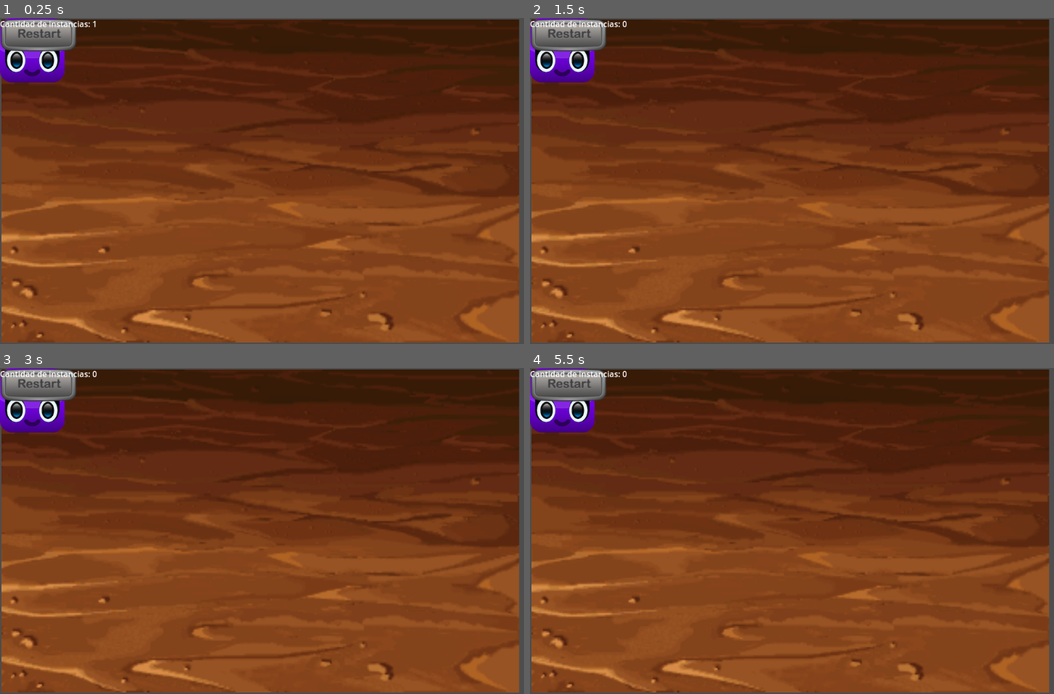
Above: before the commit, frames 1-4 (two rows, left to right).
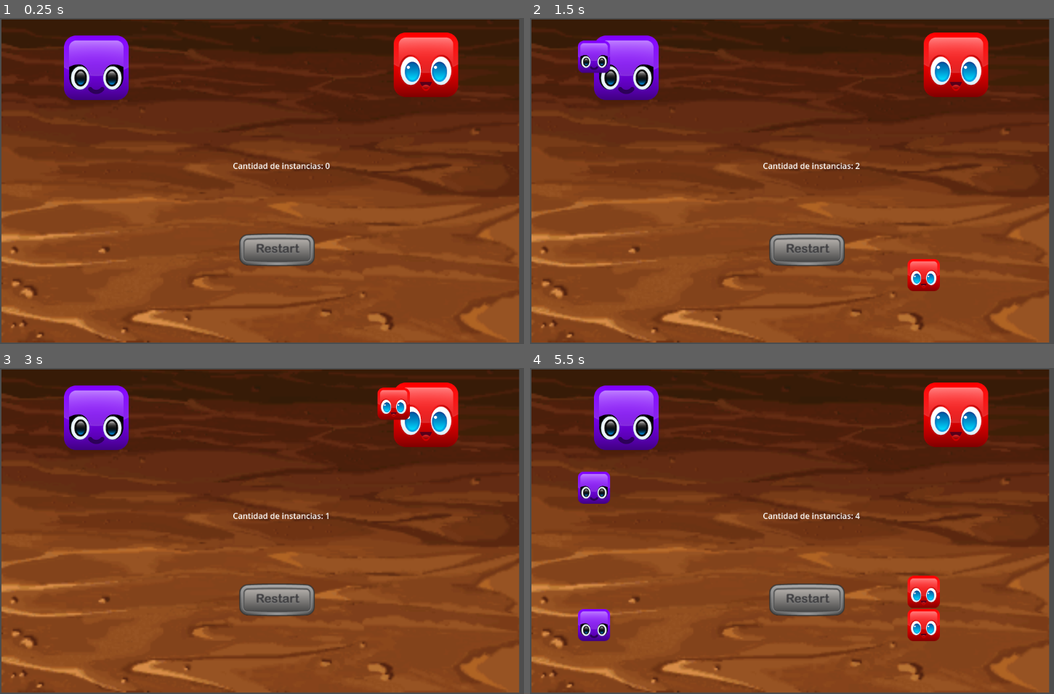
Above: after the commit, the same moments.

Repository: oukkurun/tp-senales-en-godot
Game: Godot game, scene res://scenes/Menu/Menu.tscn
Two runs of this game, one before a commit and one after it. Both use one fixed random seed, a clock stepped at 60 frames per second and the inputs below.
Inputs (mouse positions are in pixels of both pictures, inside the frame that each line leads up to; where the layout moved, square brackets give the same spot in the first picture):
- Up to frame 1 (0.25 s): no input
- Up to frame 2 (1.5 s): click (954, 63) [561, 50] at 0.5 s; click (624, 66) [561, 50] at 1.25 s
- Up to frame 3 (3 s): click (277, 599) [36, 384] at 2 s; click (424, 413) [31, 400] at 2.75 s
- Up to frame 4 (5.5 s): click (624, 416) [561, 400] at 3.5 s; click (954, 413) [561, 400] at 4.25 s; click (624, 416) [561, 400] at 5 s

The runs differ from the first frame. In frame 1, 8.9% of the frame differs, in the area x 0-88%, y 0-77%; in frame 2, 9.5%; in frame 3, 9.2%; in frame 4, 11%, in the area x 0-88%, y 0-84%.
Error before the commit: Invalid type in function 'connect' in base 'Node2D (Menu.gd)'. Cannot convert argument 1 from Signal to StringName. (res://scenes/Menu/Menu.gd:11)

Commit message:
Correcciones
Corregí unas cosas que se me pasaron por alto.

Diff:
--- a/scenes/Buttons/RedGenerator/RedGenerator.gd
+++ b/scenes/Buttons/RedGenerator/RedGenerator.gd
@@ -1,5 +1,5 @@
 extends TextureButton
-@onready var bloqueRojo = preload("res://scenes/Blocks/Red/BlockRed.tscn")
+var bloqueRojo = preload("res://scenes/Blocks/Red/BlockRed.tscn")
 
 # Called when the node enters the scene tree for the first time.
 func _ready():
@@ -14,4 +14,5 @@
 	generate_block()
 
 func generate_block():
-	bloqueRojo.instantiate()
+	var bloque = bloqueRojo.instantiate()
+	add_child(bloque)
--- a/scenes/Buttons/VioletGenerator/VioletGenerator.gd
+++ b/scenes/Buttons/VioletGenerator/VioletGenerator.gd
@@ -1,5 +1,5 @@
 extends TextureButton
-@onready var bloqueVioleta = preload("res://scenes/Blocks/Violet/BlockViolet.tscn")
+var bloqueVioleta = preload("res://scenes/Blocks/Violet/BlockViolet.tscn")
 
 # Called when the node enters the scene tree for the first time.
 func _ready():
@@ -14,4 +14,5 @@
 	generate_block()
 
 func generate_block():
-	bloqueVioleta.instantiate()
+	var bloque = bloqueVioleta.instantiate()
+	add_child(bloque)
--- a/scenes/Menu/Menu.gd
+++ b/scenes/Menu/Menu.gd
@@ -8,8 +8,8 @@
 	# Inicializa el texto de "CountLabel" usando el texto
 	# Constante "INSTANCES_TEXT" más el valor de "instancesCount" como Texto
 	$CountLabel.text = INSTANCES_TEXT + str(instancesCount)
-	connect($RedGenerator.button_down, count_new_instance())
-	connect($VioletGenerator.button_down, count_new_instance())
+	$RedGenerator.connect("button_down", count_new_instance)
+	$VioletGenerator.connect("button_down", count_new_instance)
 
 func count_new_instance():
 	instancesCount += 1
--- a/scenes/Menu/Menu.tscn
+++ b/scenes/Menu/Menu.tscn
@@ -18,10 +18,22 @@
 texture = ExtResource("1")
 
 [node name="RedGenerator" parent="." instance=ExtResource("3")]
+offset_left = 781.0
+offset_top = 29.0
+offset_right = 909.0
+offset_bottom = 157.0
 
 [node name="VioletGenerator" parent="." instance=ExtResource("2")]
+offset_left = 127.0
+offset_top = 35.0
+offset_right = 255.0
+offset_bottom = 163.0
 
 [node name="Reset" parent="." instance=ExtResource("4")]
+offset_left = 473.0
+offset_top = 427.0
+offset_right = 625.0
+offset_bottom = 494.0
 
 [node name="Floor" type="StaticBody2D" parent="."]
 position = Vector2(513.885, 577.225)
@@ -30,5 +42,9 @@
 shape = SubResource("1")
 
 [node name="CountLabel" type="Label" parent="."]
+offset_left = 462.0
+offset_top = 282.0
+offset_right = 642.0
+offset_bottom = 308.0
 text = "Cantidad de Instancias:
 "
